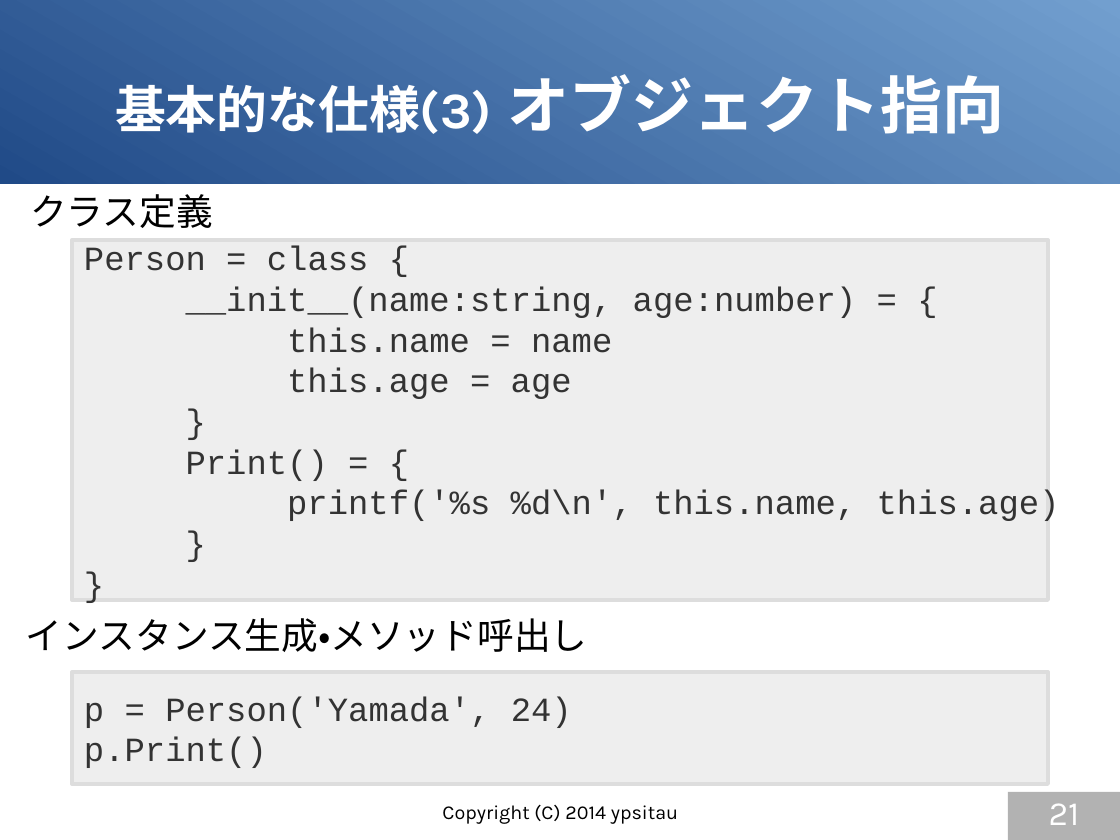
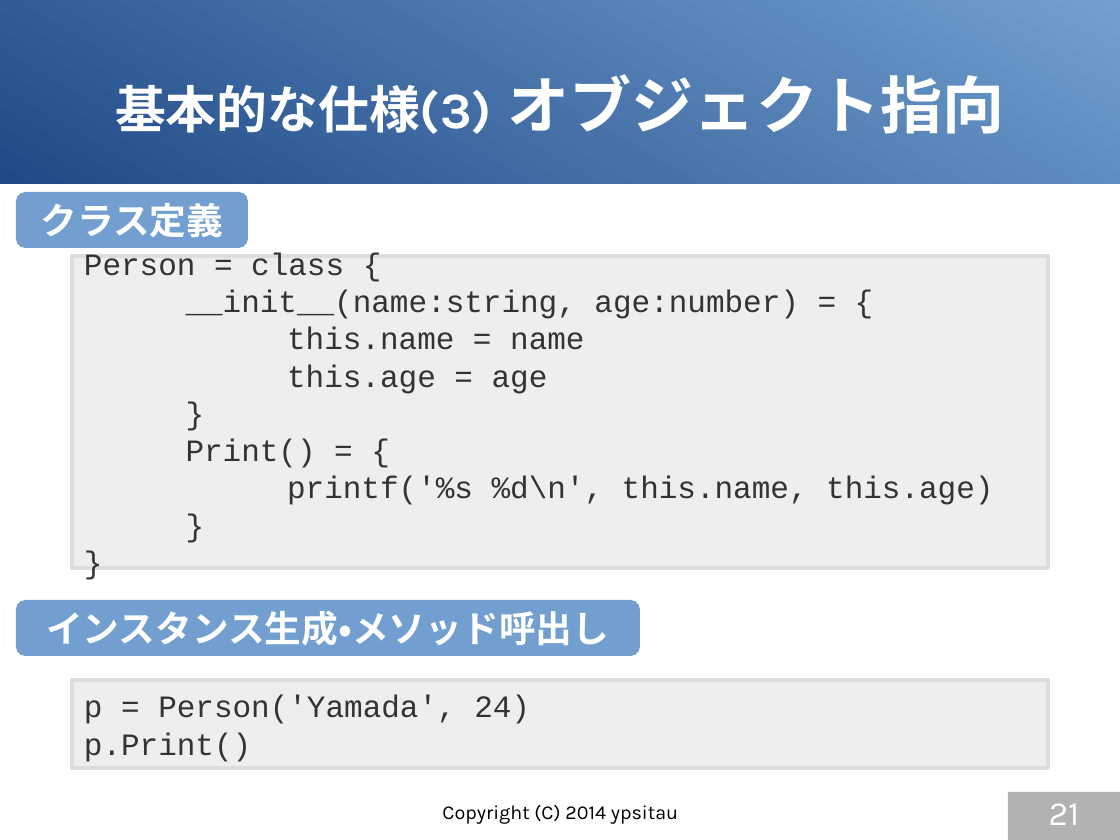
Before and after one commit to gura-lang/gura-doc, a slide deck: slide 21 of presentation/gura-introduction.odp. Drawn at 1120x840 pixels with LibreOffice and Linux fonts; fonts in the diff are those of the drawing. Boxes give left, top, right and bottom in pixels: in the first picture for what was removed or moved away, otherwise in the second. Text is boxed around its words. In the diff, an @@ line names an element or a change of style, - is before the commit and + after.

```diff
--- a/presentation/gura-introduction.odp
+++ b/presentation/gura-introduction.odp
@@ rounded rectangle "クラス定義" at (16,192,248,248): text colour #000000 to #FFFFFF, bold on; alignment left to centre; vertical alignment top to middle; fill none to #729FCF @@
@@ rounded rectangle "クラス定義": place and size @@
-rounded rectangle "クラス定義" at (30,194,213,228)
+rounded rectangle "クラス定義" at (16,192,248,248)
@@ rectangle "Person = class {" at (72,256,1049,568): size 24 to 22 pt @@
@@ rectangle "Person = class {": place and size @@
-rectangle "Person = class {" at (72,240,1049,600)
+rectangle "Person = class {" at (72,256,1049,568)
@@ rounded rectangle "インスタンス生成・メソッド呼出し": place and size @@
-rounded rectangle "インスタンス生成・メソッド呼出し" at (26,618,588,652)
+rounded rectangle "インスタンス生成・メソッド呼出し" at (16,601,640,657)
@@ rounded rectangle "インスタンス生成・メソッド呼出し" at (16,601,640,657): text colour #000000 to #FFFFFF, bold on; alignment left to centre; vertical alignment top to middle; fill none to #729FCF @@
@@ rectangle "p = Person('Yamada', 24)": place and size @@
-rectangle "p = Person('Yamada', 24)" at (72,672,1049,784)
+rectangle "p = Person('Yamada', 24)" at (72,680,1049,768)
@@ rectangle "p = Person('Yamada', 24)" at (72,680,1049,768): size 24 to 22 pt @@
```
Also in this commit, not shown: 9 other slides changed, 2 slides added.
